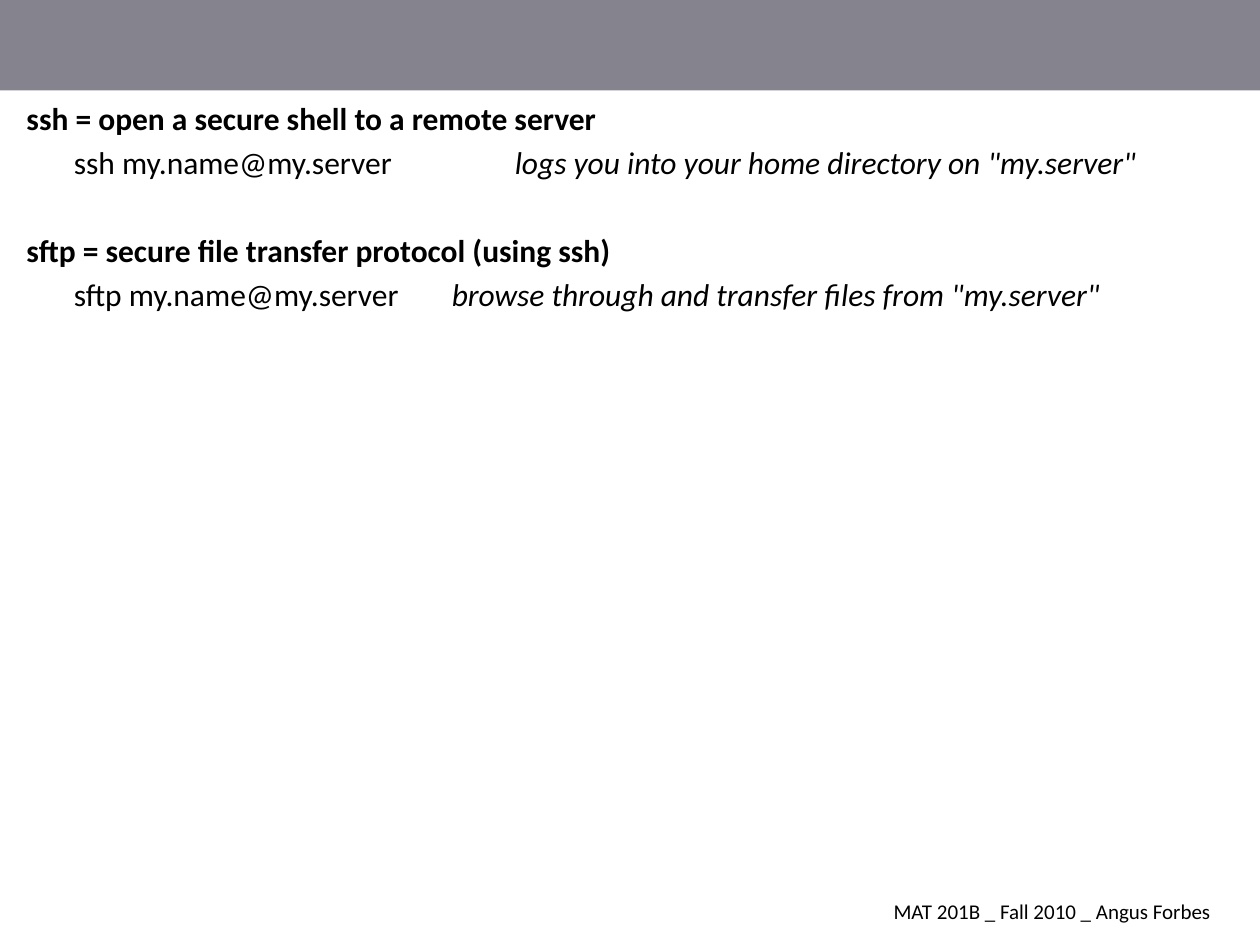
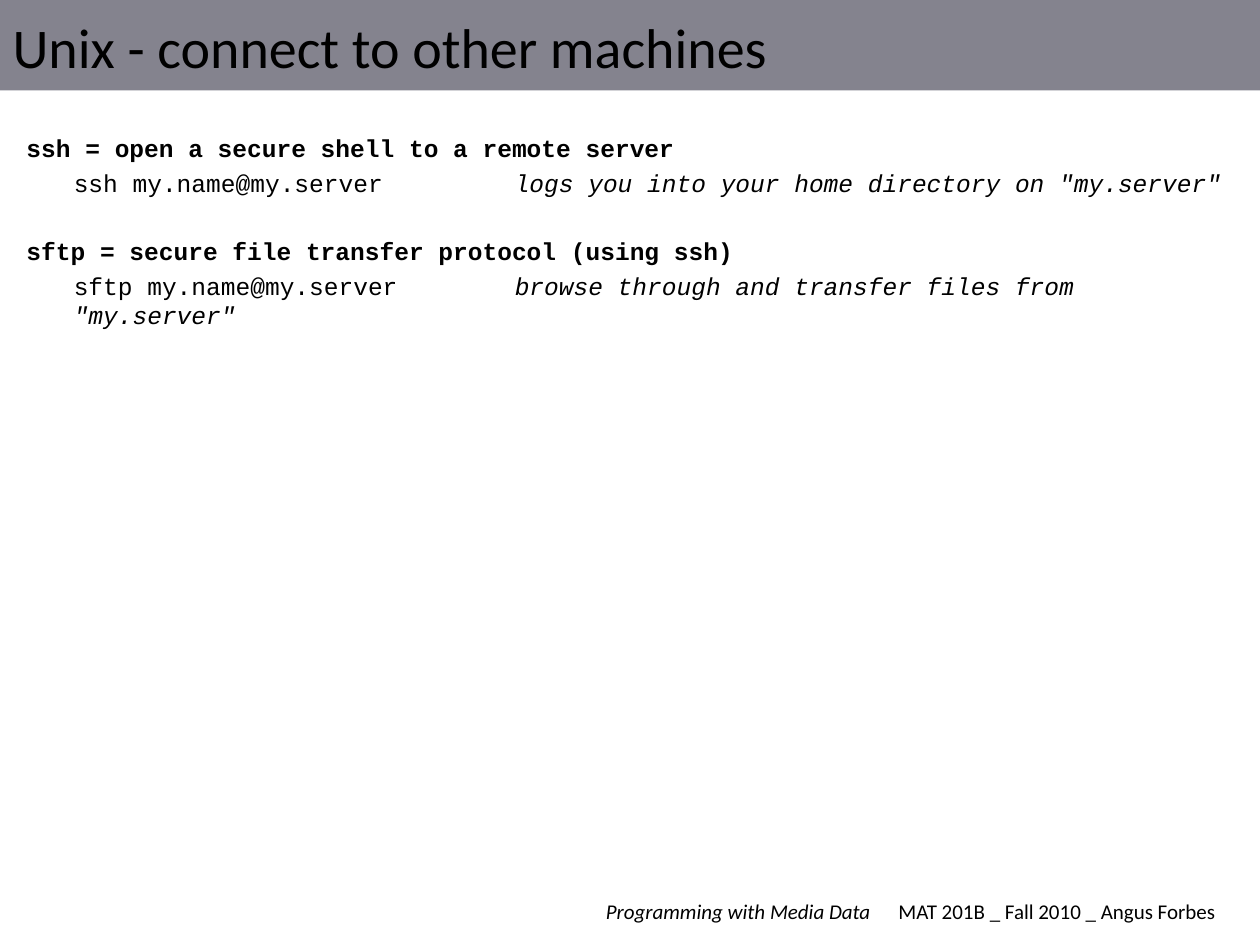
Before and after one commit to angusforbes/mat201b, a slide deck: slide 9 of slides/week1_thurs.pptx (slide 6 before the commit). Drawn at 1260x945 pixels with LibreOffice and Linux fonts; fonts in the diff are those of the drawing. Boxes give left, top, right and bottom in pixels: in the first picture for what was removed or moved away, otherwise in the second. Text is boxed around its words. In the diff, an @@ line names an element or a change of style, - is before the commit and + after.

```diff
--- a/slides/week1_thurs.pptx
+++ b/slides/week1_thurs.pptx
@@ title added at [13, 29, 767, 69], 32 pt, text #000000 @@
+Unix - connect to other machines
@@ text "ssh = open a secure ..." at [26, 139, 1221, 329]: size 18 to 14 pt, font Calibri to Courier New @@
@@ text "MAT 201B _ Fall 2010 ...": place and size @@
-text "MAT 201B _ Fall 2010 ..." at [894, 904, 1210, 923]
+text "MAT 201B _ Fall 2010 ..." at [898, 904, 1215, 923]
@@ text added at [606, 904, 870, 923], 12 pt, text #000000, italic @@
+Programming with Media Data
```
Also in this commit, not shown: 5 other slides changed, 10 slides added, 1 other file.
